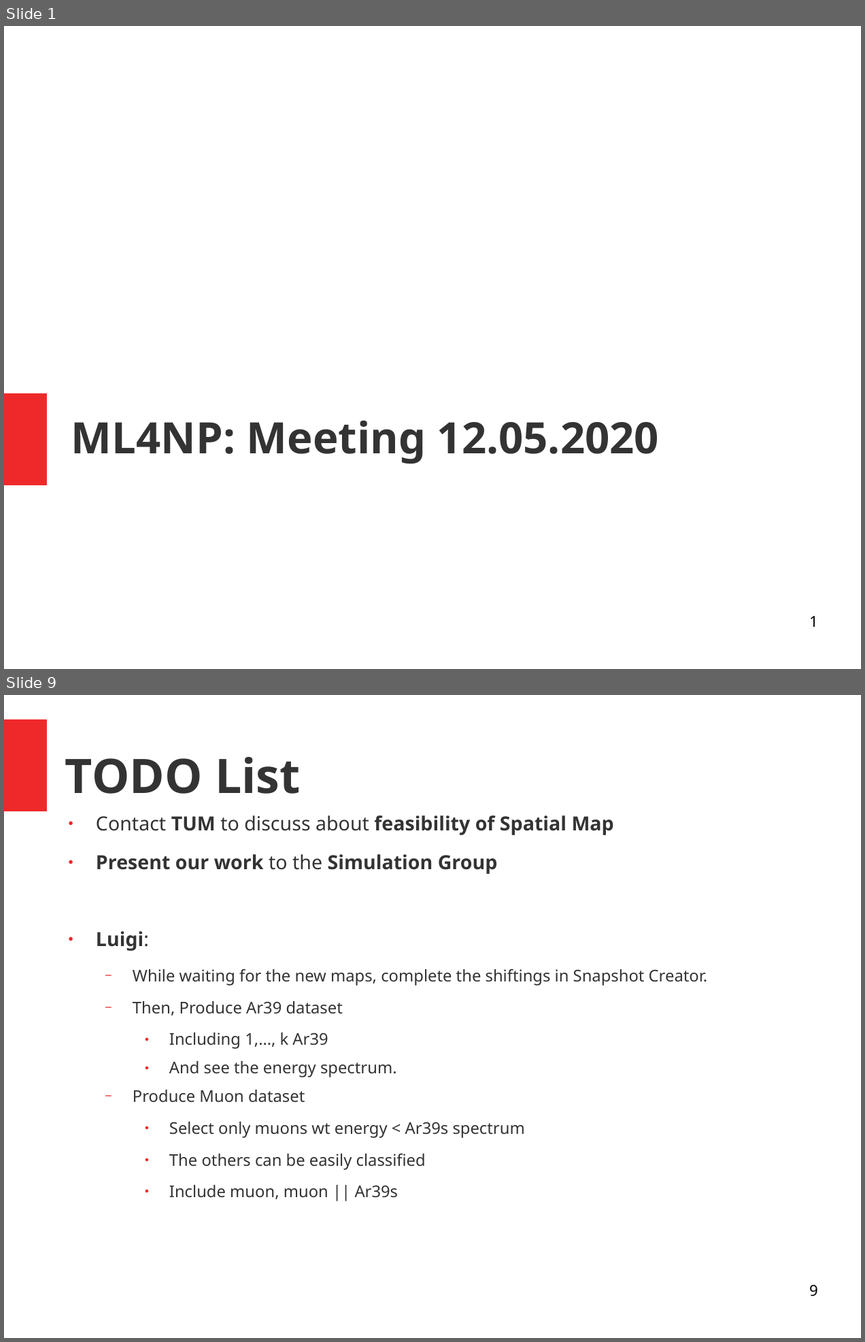
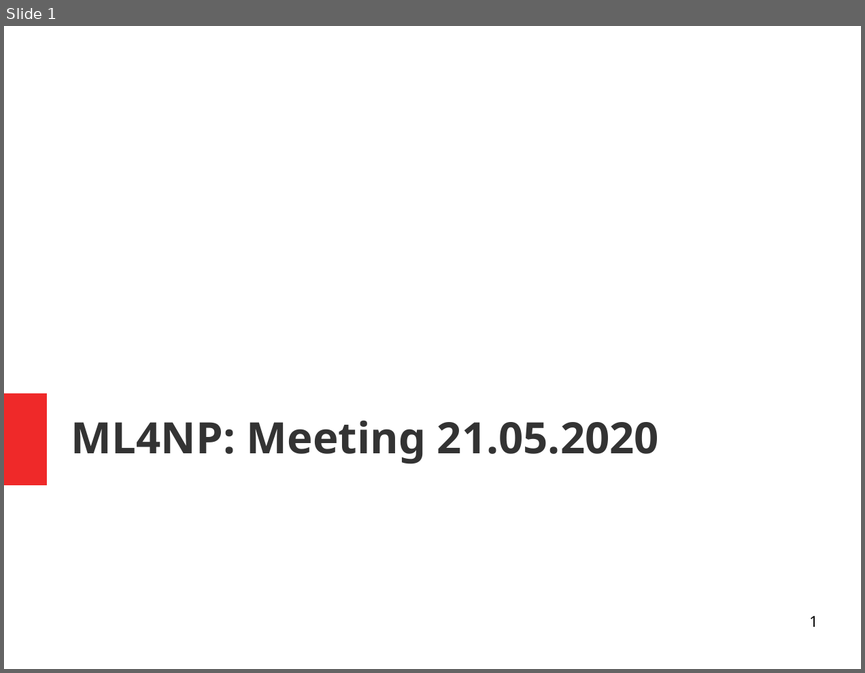
Before and after one commit to luigiberducci/ML4NP, a slide deck: Docs/meeting_ml4np_21mag2020.odp. Shown one above the other, each under a label of ours: slides 1 and 9 before the commit, slide 1 after it; the slides between them are not shown. The pictures are 865x1342 and 865x673 pixels, drawn with LibreOffice and Linux fonts; fonts in the diff are those of the drawing. Boxes give left, top, right and bottom in pixels: in the first picture for what was removed or moved away, otherwise in the second. Text is boxed around its words. In the diff, an @@ line names an element or a change of style, - is before the commit and + after.

```diff
--- a/Docs/meeting_ml4np_21mag2020.odp
+++ b/Docs/meeting_ml4np_21mag2020.odp
@@ slide 9 removed at <box>4,695,861,1338</box>, background #FFFFFF @@
@@ rectangle removed at <box>4,719,47,811</box> @@
@@ title removed at <box>65,757,300,794</box> @@
-TODO List
@@ text removed at <box>96,815,708,1199</box> @@
-● Contact TUM to discuss about feasibility of Spatial Map
-● Present our work to the Simulation Group
-● Luigi:
-  − While waiting for the new maps, complete the shiftings in Snapshot Creator.
-  − Then, Produce Ar39 dataset
-    ● Including 1,…, k Ar39
-    ● And see the energy spectrum.
-  − Produce Muon dataset
-    ● Select only muons wt energy < Ar39s spectrum
-    ● The others can be easily classified
-    ● Include muon, muon || Ar39s
@@ page number removed at <box>809,1285,818,1296</box> @@
-9
@@ slide 1 changed as well @@
@@ title at <box>71,420,659,464</box>: text changed @@
-ML4NP: Meeting 12.05.2020
+ML4NP: Meeting 21.05.2020
```
Also in this commit, not shown: 11 slides added, 7 other slides removed, 7 other files.
